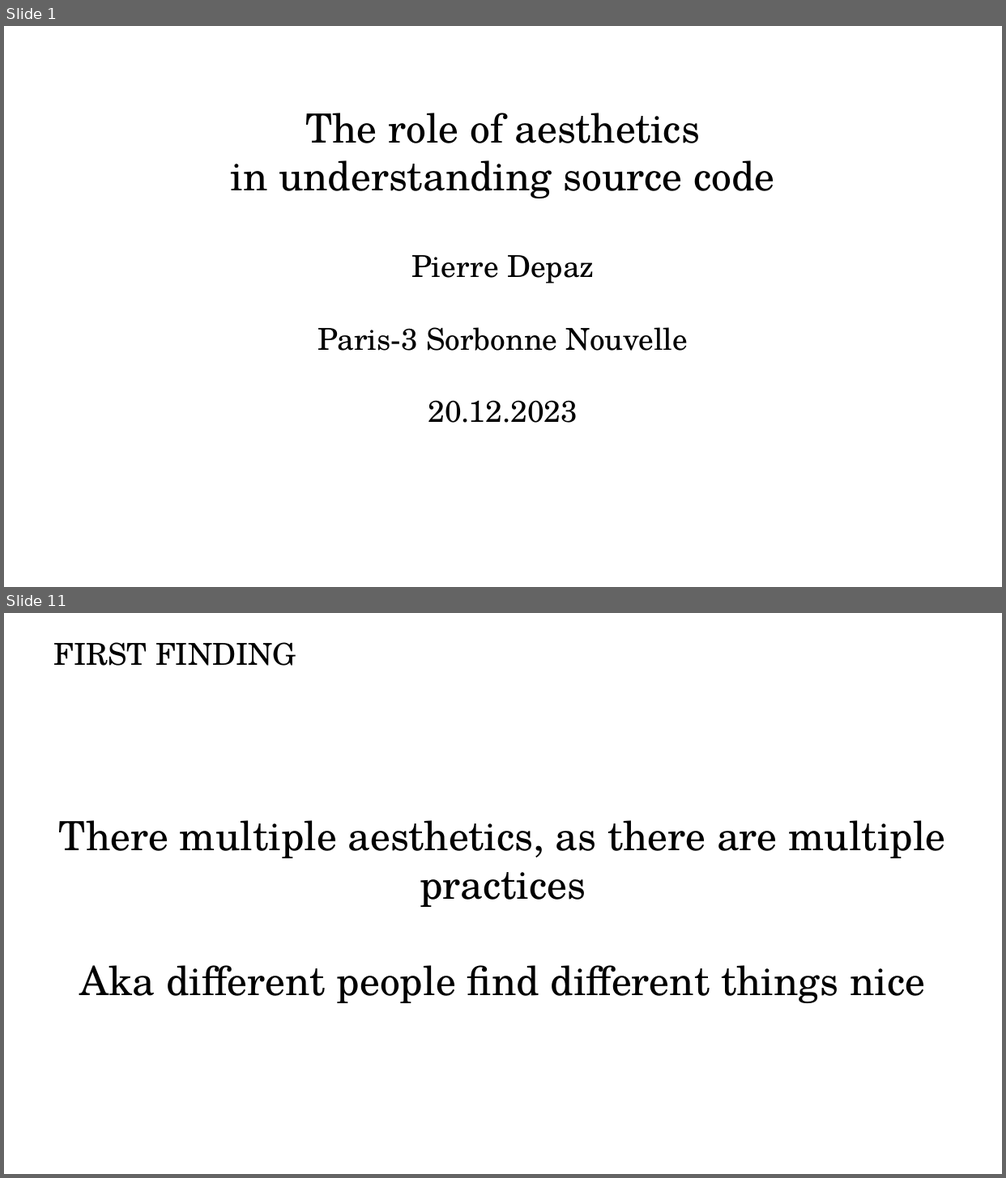
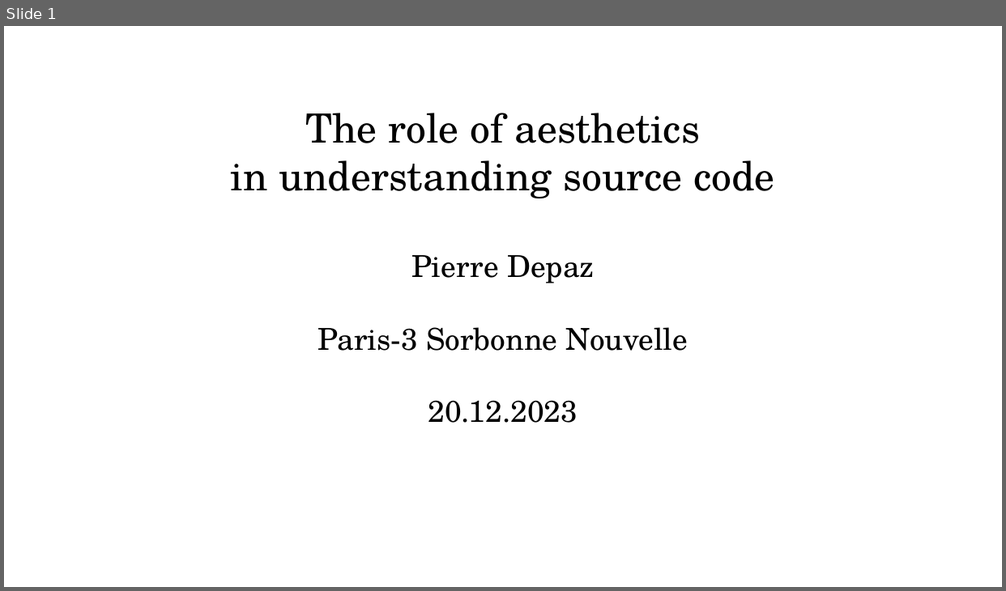
Before and after one commit to periode/thesis, a slide deck: jury/soutenance/Soutenance.odp. Shown one above the other, each under a label of ours: slides 1 and 11 before the commit, slide 1 after it; the slides between them are not shown. The pictures are 1006x1178 and 1006x591 pixels, drawn with LibreOffice and Linux fonts; fonts in the diff are those of the drawing. Boxes give left, top, right and bottom in pixels: in the first picture for what was removed or moved away, otherwise in the second. Text is boxed around its words. In the diff, an @@ line names an element or a change of style, - is before the commit and + after.

```diff
--- a/jury/soutenance/Soutenance.odp
+++ b/jury/soutenance/Soutenance.odp
@@ slide 11 removed at (4, 613, 1002, 1174), background #FFFFFF @@
@@ title removed at (54, 642, 296, 666) @@
-FIRST FINDING
@@ subtitle removed at (59, 820, 946, 1003) @@
-There multiple aesthetics, as there are multiple practices
-Aka different people find different things nice
```
Also in this commit, not shown: 12 slides changed, 24 slides added, 11 other slides removed, 7 other files.
